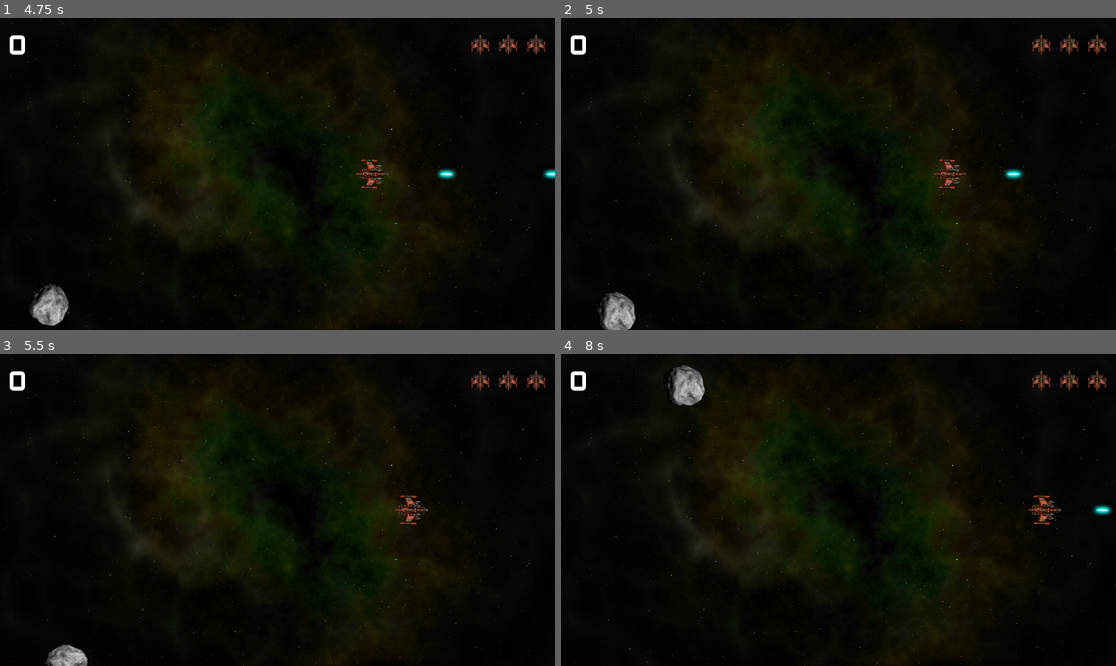
Above: before the commit, frames 1-4 (two rows, left to right).
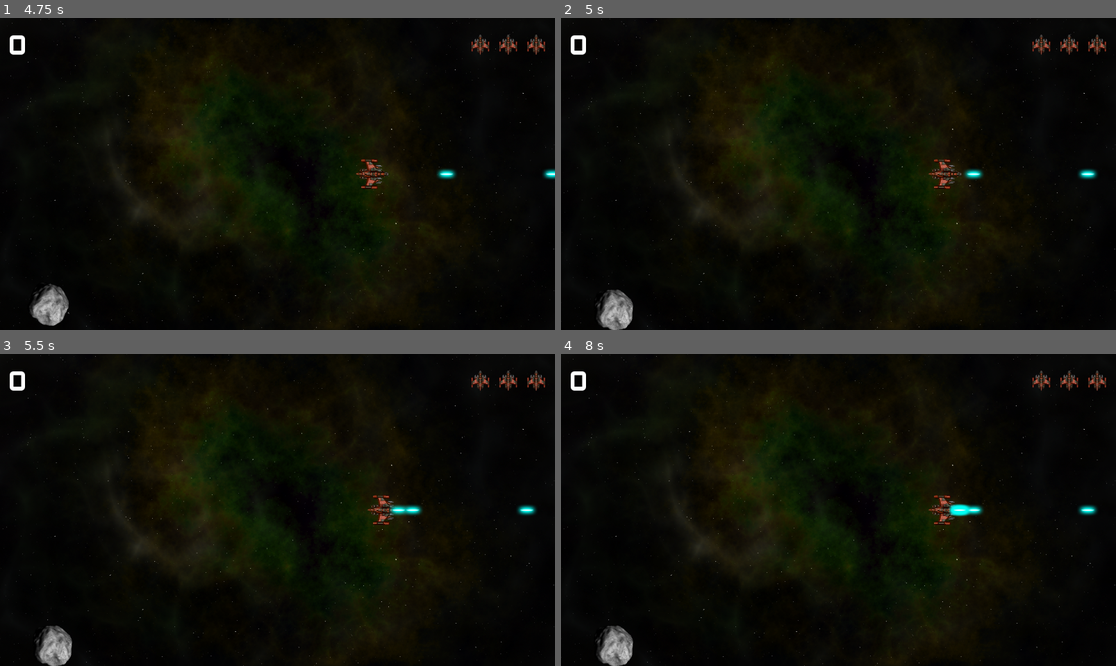
Above: after the commit, the same moments.

Repository: zenoplex/space-rocks
Game: Godot game, scene res://Main/main.tscn
Same seed, same stepped clock (60 frames per second), same inputs: the game is played once before the commit and once after it.
Inputs (mouse positions are in pixels of both pictures, inside the frame that each line leads up to):
- Up to frame 1 (4.75 s): click (277, 214) at 0.5 s; tap Enter at 1.25 s; hold D (rotate_right) 1.28-2.03 s; hold Space (shoot) 1.28-2.03 s; hold A (rotate_left) 2.03-2.78 s; tap Space (shoot) at 2.1, 3.6 s; hold D (rotate_right) 2.78-3.53 s; hold Space (shoot) 2.78-3.53 s; hold W (thrust) 3.53-4.28 s; hold A (rotate_left) from 4.28 s (still down); hold Space (shoot) from 4.28 s (still down)
- Up to frame 2 (5 s): keep holding A (rotate_left); keep holding Space (shoot); tap P (pause, bound only after the commit) at 4.9 s
- Up to frame 3 (5.5 s): keep holding A (rotate_left); release Space (shoot) at 5.03 s; tap Space (shoot) at 5.1 s
- Up to frame 4 (8 s): hold Space (shoot) 5.78-6.53 s; release A (rotate_left) at 6.53 s; hold D (rotate_right) 6.53-7.28 s; tap Space (shoot) at 6.6 s; hold W (thrust) from 7.28 s (still down); hold Space (shoot) from 7.28 s (still down)

Frame 1 is identical in both runs. In frame 2, 1.0% of the frame differs, in the area x 6-97%, y 45-100%; in frame 3, 1.4%; in frame 4, 2.2%, in the area x 6-100%, y 3-100%.

Commit message:
feat: Add pause game

Diff:
--- a/Main/main.gd
+++ b/Main/main.gd
@@ -15,6 +15,8 @@
 # Called when the node enters the scene tree for the first time.
 func _ready() -> void:
 	screensize = get_viewport().get_visible_rect().size
+	# To enable input while paused
+	process_mode = Node.PROCESS_MODE_ALWAYS
 
 # Called every frame. 'delta' is the elapsed time since the previous frame.
 func _process(_delta: float) -> void:
@@ -75,3 +77,10 @@
 ## Connected with hud's start_game signal
 func _on_hud_start_game() -> void:
 	new_game()
+
+func _input(event: InputEvent) -> void:
+	if event.is_action_pressed("pause"):
+		match playing:
+			true:
+				var scene_tree := get_tree()
+				scene_tree.paused = not scene_tree.paused
--- a/project.godot
+++ b/project.godot
@@ -44,6 +44,11 @@
 "events": [Object(InputEventKey,"resource_local_to_scene":false,"resource_name":"","device":-1,"window_id":0,"alt_pressed":false,"shift_pressed":false,"ctrl_pressed":false,"meta_pressed":false,"pressed":false,"keycode":0,"physical_keycode":32,"key_label":0,"unicode":32,"echo":false,"script":null)
 ]
 }
+pause={
+"deadzone": 0.5,
+"events": [Object(InputEventKey,"resource_local_to_scene":false,"resource_name":"","device":-1,"window_id":0,"alt_pressed":false,"shift_pressed":false,"ctrl_pressed":false,"meta_pressed":false,"pressed":false,"keycode":0,"physical_keycode":80,"key_label":0,"unicode":112,"echo":false,"script":null)
+]
+}
 
 [physics]
 
